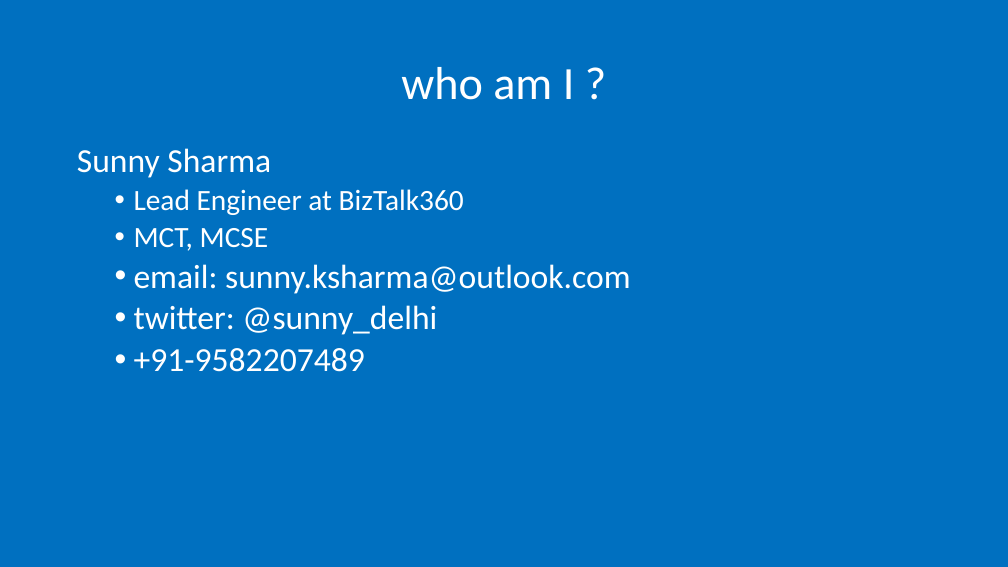
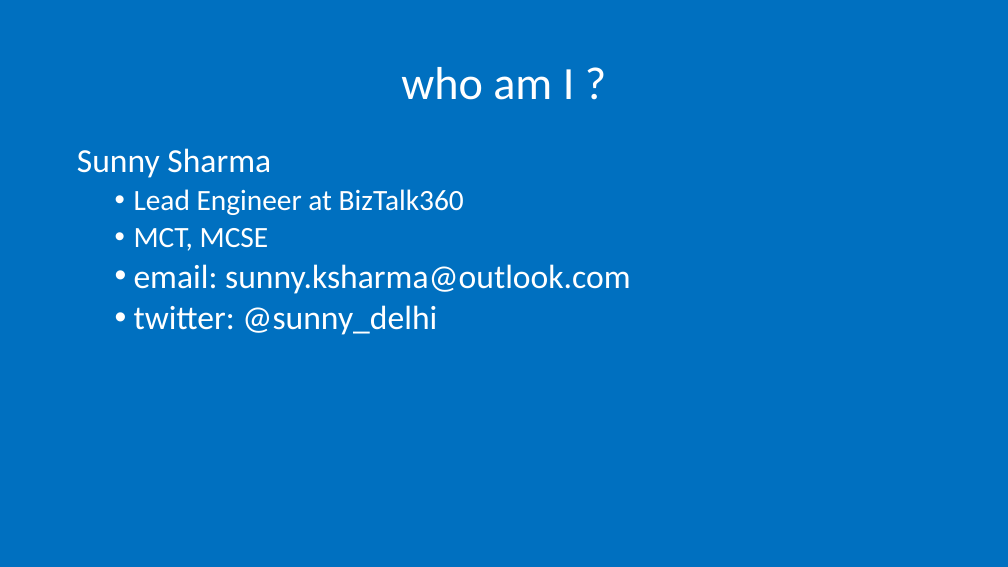
Before and after one commit to iamsunny/geek97-14jul2018-resources, a slide deck: slide 20 of ACI_AKS_14-July-2018 (Geek97)- Sunny Sharma.pptx. Drawn at 1008x567 pixels with LibreOffice and Linux fonts; fonts in the diff are those of the drawing. Boxes give left, top, right and bottom in pixels: in the first picture for what was removed or moved away, otherwise in the second. Text is boxed around its words. In the diff, an @@ line names an element or a change of style, - is before the commit and + after.

```diff
--- a/ACI_AKS_14-July-2018 (Geek97)- Sunny Sharma.pptx
+++ b/ACI_AKS_14-July-2018 (Geek97)- Sunny Sharma.pptx
@@ text at (x1=134, y1=348, x2=365, y2=372): paragraph removed @@
-  • +91-9582207489
```
